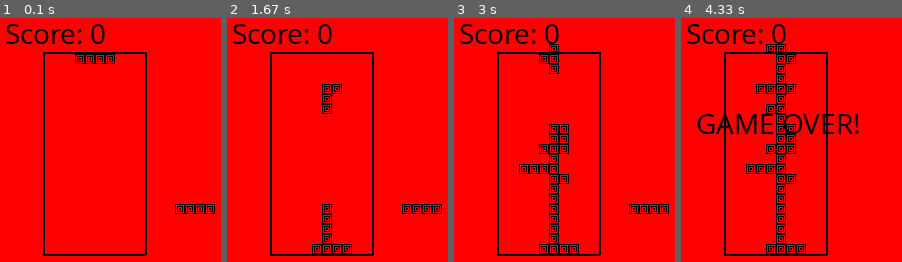
Above: before the commit, frames 1-4 (left to right).
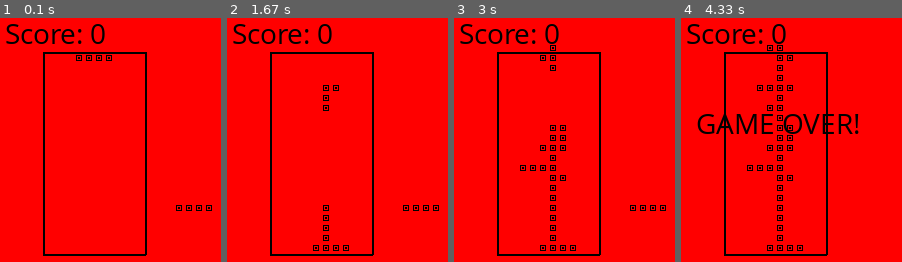
Above: after the commit, the same moments.

Repository: FrankTaylorLieder/pytris
Game: pygame game, started from pytris.py
Same seed, same stepped clock (60 frames per second), same inputs: the game is played once before the commit and once after it.
Inputs:
- Up to frame 1 (0.1 s): no input
- Up to frame 2 (1.67 s): tap Space at 0.33, 0.73, 1.03, 1.23, 1.57 s; hold Right 0.67-1.13 s; hold Up 1.17-1.47 s; hold Right from 1.5 s (still down)
- Up to frame 3 (3 s): tap Space at 1.87, 2.07, 2.37, 2.63, 2.97 s; release Right at 1.97 s; hold Left 2-2.53 s; hold Down 2.57-2.87 s; hold Left from 2.9 s (still down)
- Up to frame 4 (4.33 s): release Left at 3.3 s; hold Up 3.33-3.7 s; tap Space at 3.4 s

The runs differ from the first frame. In frame 1, 1.2% of the frame differs, in the area x 33-98%, y 14-81%; in frame 2, 2.3%; in frame 3, 4.6%; in frame 4, 5.4%, in the area x 29-57%, y 10-97%.

Commit message:
Fix up for new M1 Mac

Diff:
--- a/pytris.py
+++ b/pytris.py
@@ -25,6 +25,7 @@
 - DONE BUG Game Over not displaying!
 - DONE BUG O shape wobbles on rotate
 - Show column indicator
+- Sort out the pygame installation on M1 mac. GIF support not by default.
 
 @author: fst AT lieder.me.uk
 '''
@@ -65,7 +66,7 @@
 xoff, yoff = 50, 50
 ssize = swidth, sheight = [640, 480]
 
-block = pygame.image.load('block.gif')
+block = pygame.image.load('block.bmp')
 blockrect = block.get_rect()
 
 '''
Not shown, changed: README
Binary file added: block.bmp
